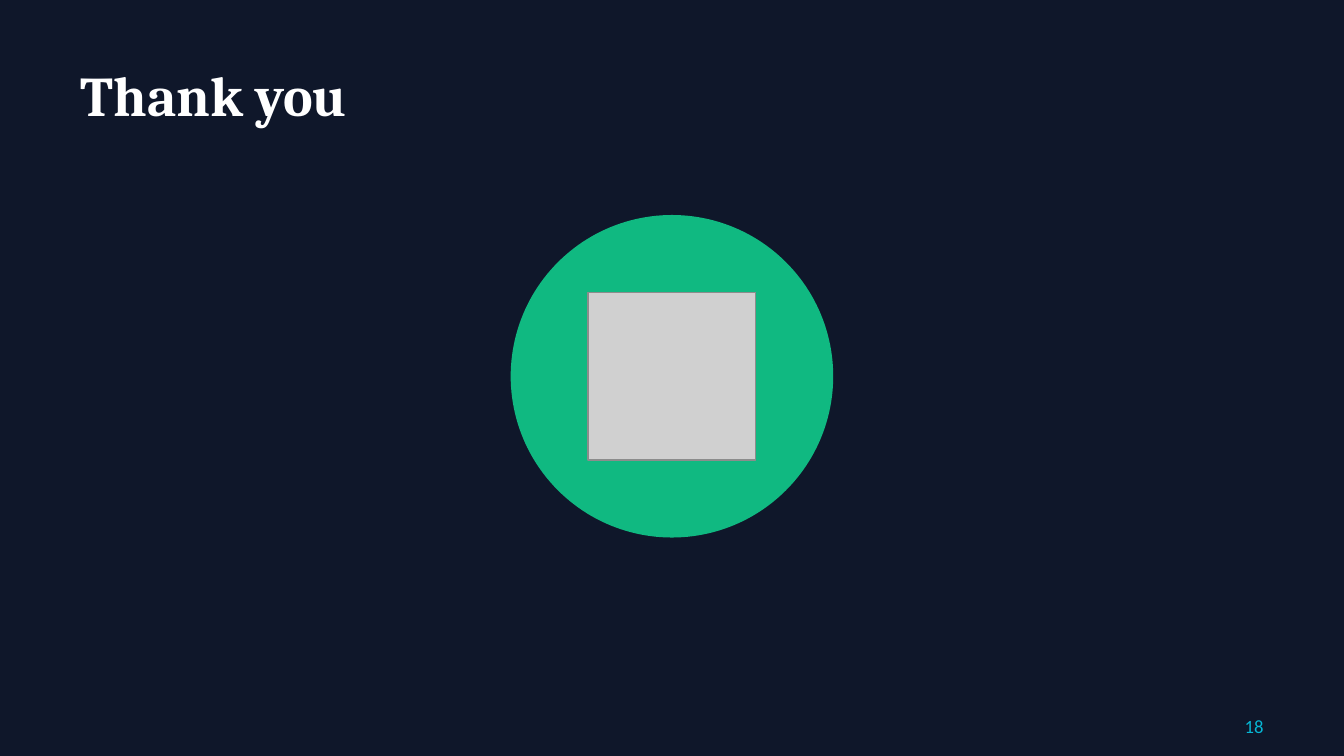
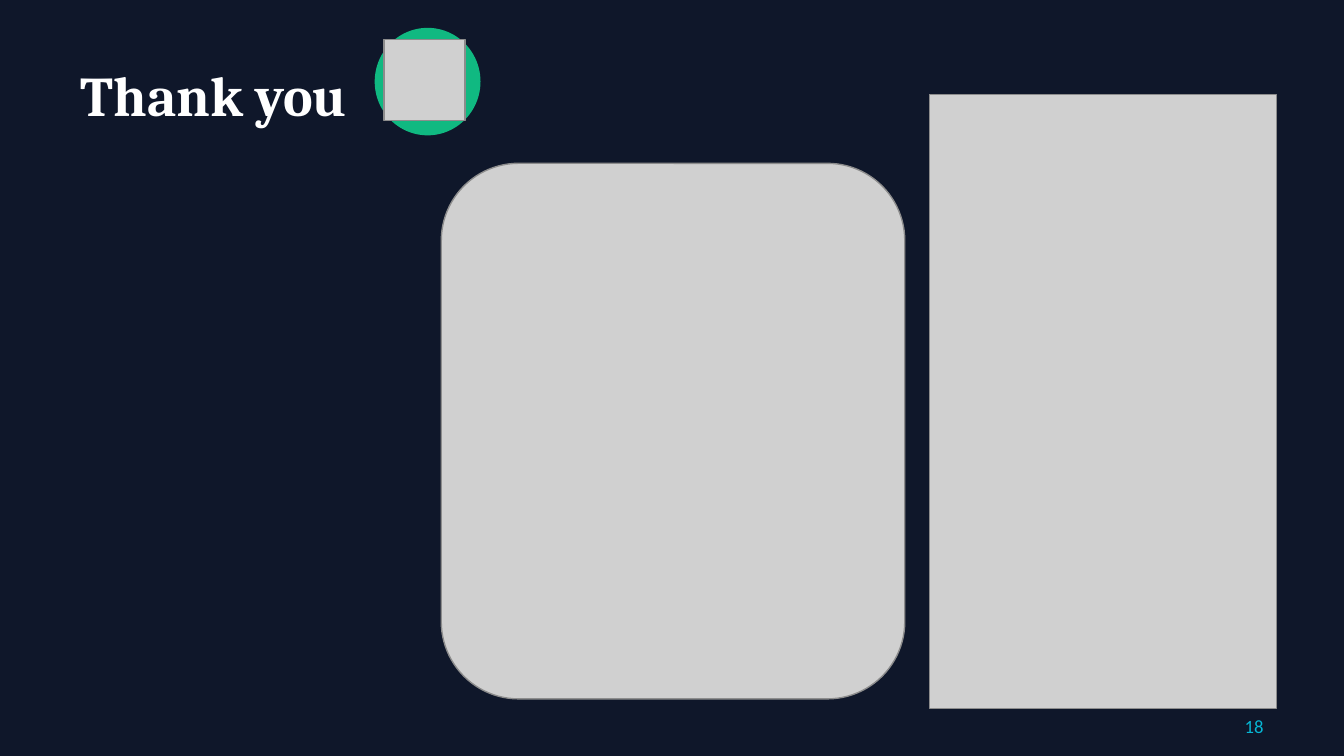
Before and after one commit to Rohitkumar-3103/Indian_Sign_Language_Projects, a slide deck: slide 18 of ISL_Thesis_Presentation.pptx. Drawn at 1344x756 pixels with LibreOffice and Linux fonts; fonts in the diff are those of the drawing; grey boxes stand for pictures. Boxes give left, top, right and bottom in pixels: in the first picture for what was removed or moved away, otherwise in the second. Text is boxed around its words. In the diff, an @@ line names an element or a change of style, - is before the commit and + after.

```diff
--- a/ISL_Thesis_Presentation.pptx
+++ b/ISL_Thesis_Presentation.pptx
@@ ellipse resized from (x1=511, y1=215, x2=833, y2=538) to (x1=375, y1=28, x2=481, y2=136) @@
@@ picture resized from (x1=589, y1=293, x2=757, y2=461) to (x1=384, y1=39, x2=465, y2=120) @@
@@ picture added at (x1=930, y1=94, x2=1277, y2=708) @@
@@ picture added at (x1=441, y1=164, x2=905, y2=699) @@
```
Also in this commit, not shown: 1 other slide changed, 1 other file.
